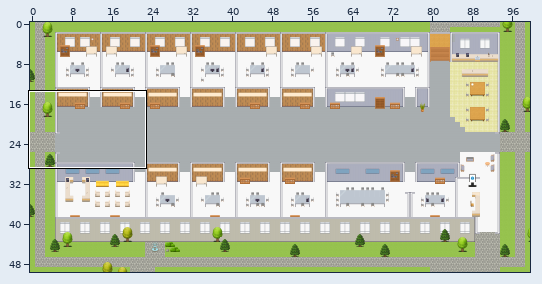
Tiled map (JSON): maps/CH-Product-Experience-Platform.tmj. Above: a wide view before the commit, with the close-up outlined.
Close-up. Earlier state:
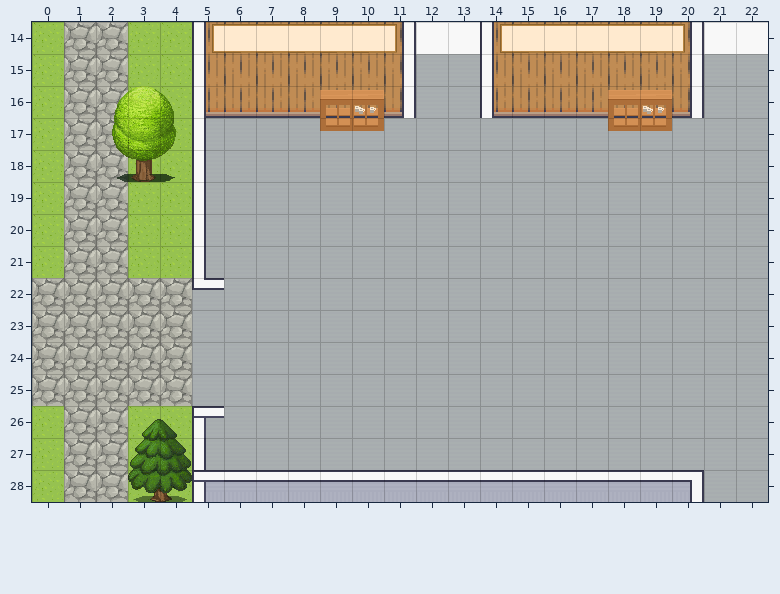
Cells are 32x32 px. Shown: x 0..22, y 14..28. The commit also changed other parts of the map, which this record leaves out.
And afterwards:
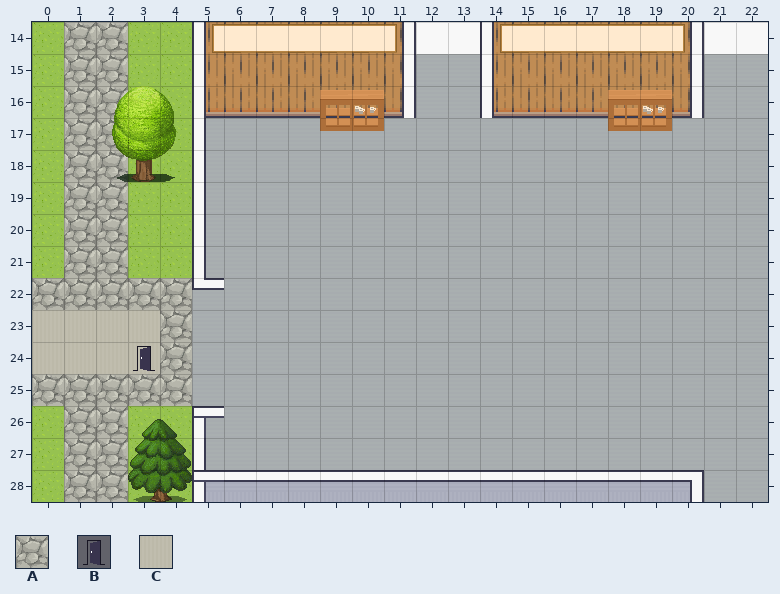
Key: from "Exterior": A 638; from "User_Zones": B 65; from "room2": C 328.
_ is an empty cell.
Changes in this commit:
{"where": "layer \"outside\""}
{"y":23,"x":0,"old":"AAAA","new":"CCCC"}
{"y":24,"x":0,"old":"AAAA","new":"CCCC"}
{"where": "layer \"zones\""}
{"y":24,"x":3,"old":"_","new":"B"}
{"label":"changed","picture_box":[32,310,160,374]}
